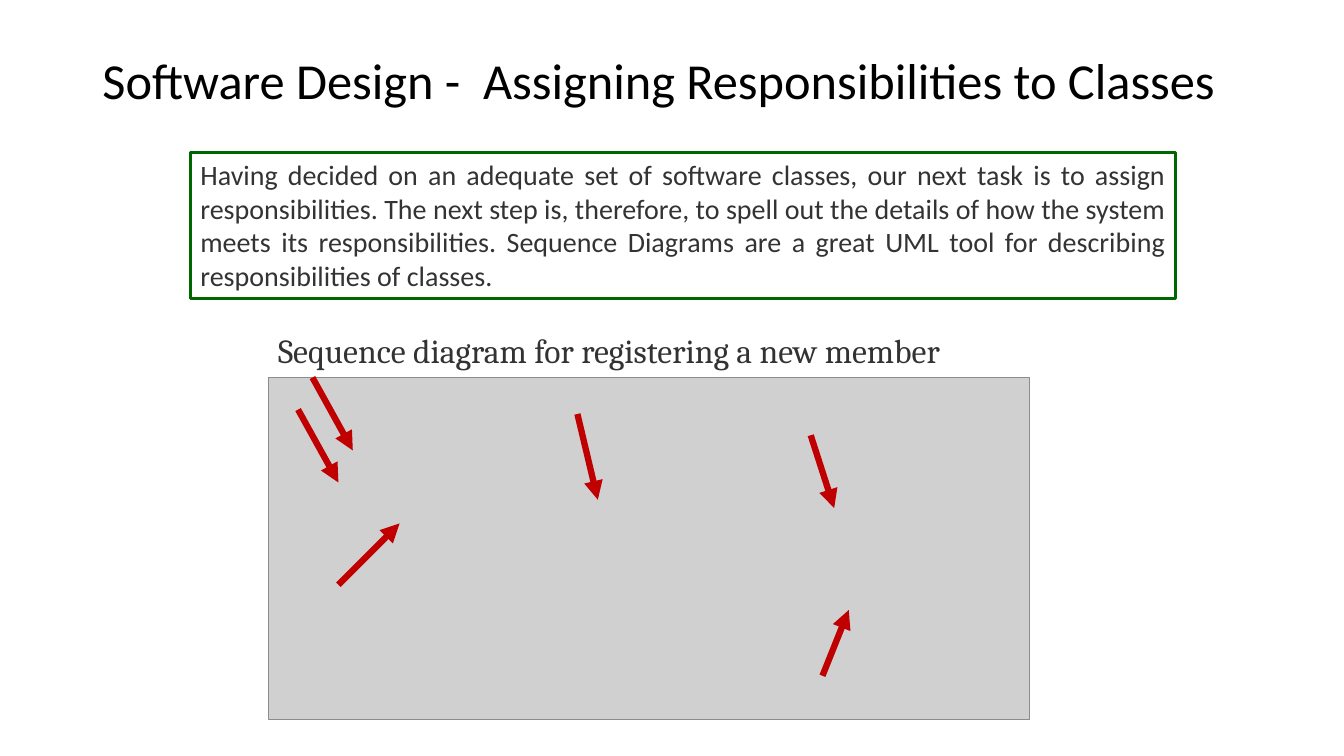
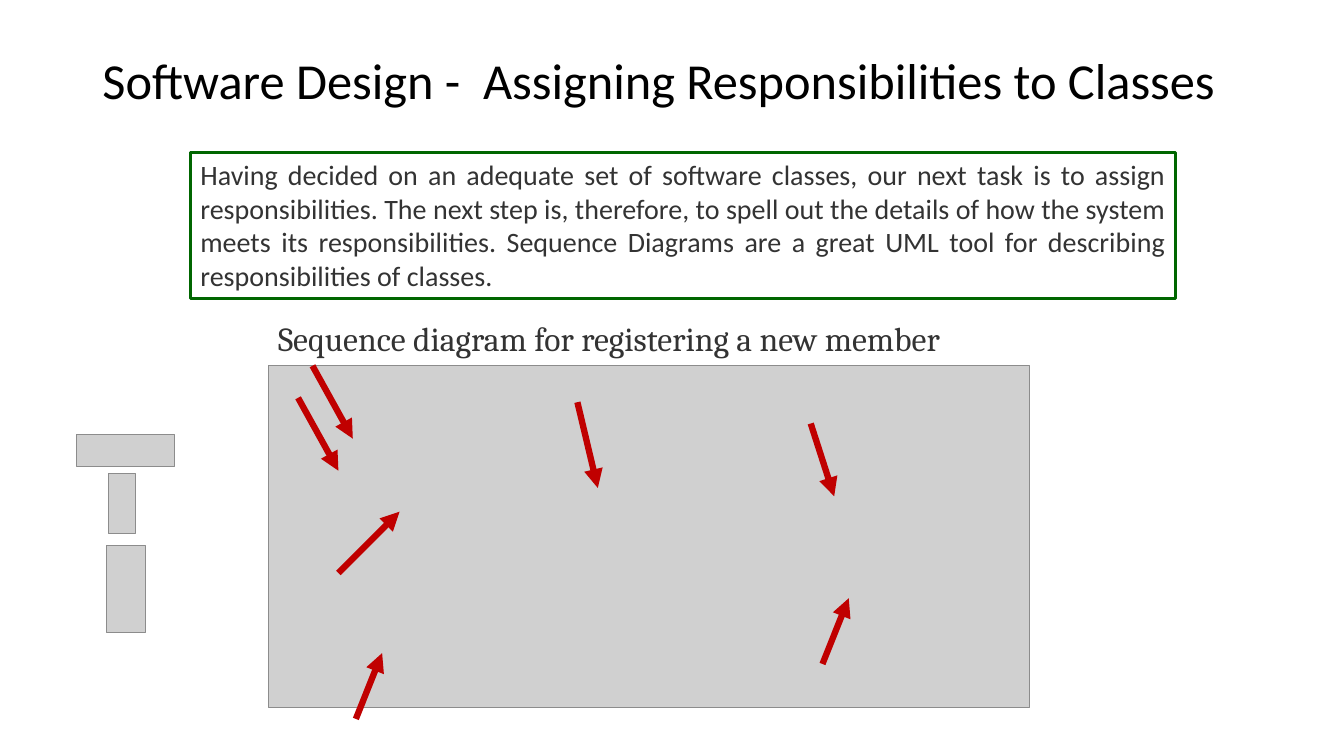
Before and after one commit to johnxu21/johnxu21.github.io, a slide deck: slide 23 of teaching/CS472/Timetable/OOD-V2.pptx. Drawn at 1344x756 pixels with LibreOffice and Linux fonts; fonts in the diff are those of the drawing; grey boxes stand for pictures. Boxes give left, top, right and bottom in pixels: in the first picture for what was removed or moved away, otherwise in the second. Text is boxed around its words. In the diff, an @@ line names an element or a change of style, - is before the commit and + after.

```diff
--- a/teaching/CS472/Timetable/OOD-V2.pptx
+++ b/teaching/CS472/Timetable/OOD-V2.pptx
@@ 5 arrows, 1 picture, 1 text: place and size @@
-5 arrows, 1 picture, 1 text at (268, 339, 1030, 720)
+5 arrows, 1 picture, 1 text at (268, 327, 1030, 708)
@@ picture added at (77, 435, 174, 467) @@
@@ arrow moved from (811, 436) - (835, 508) to (811, 423) - (835, 496) @@
@@ picture added at (108, 473, 136, 534) @@
@@ picture added at (107, 545, 145, 632) @@
@@ arrow added from (356, 719) to (382, 653), #C00000 4.5 pt @@
```
Also in this commit, not shown: 6 other slides changed, 1 other file.
